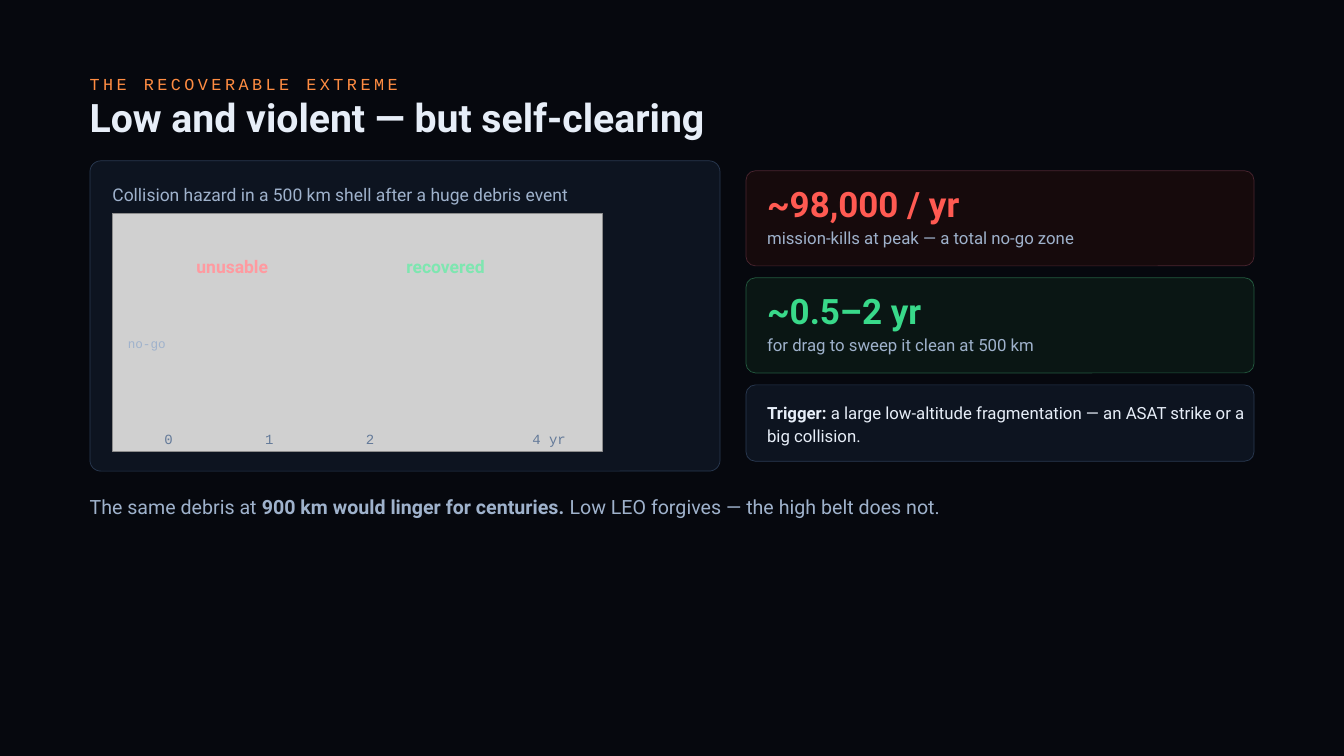
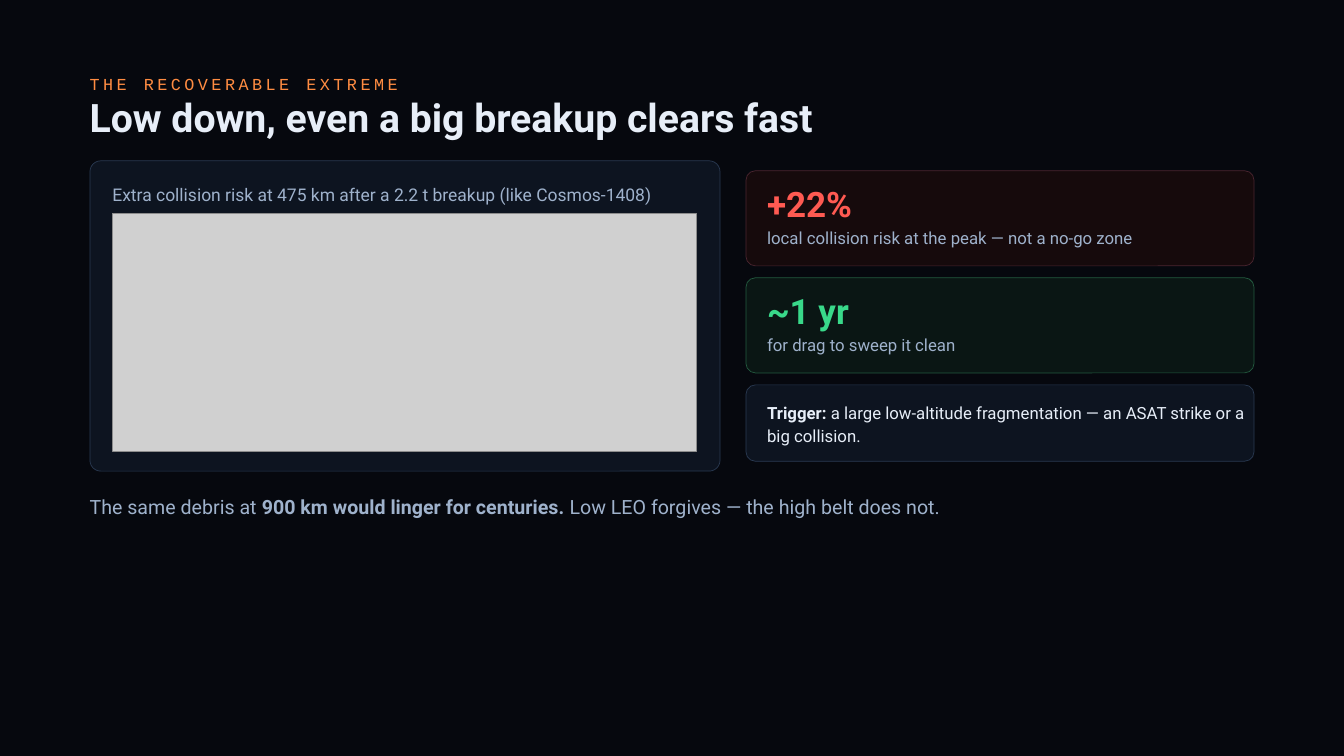
Before and after one commit to TimKadyrov/DebrisCascade, a slide deck: slide 19 of Barrel of Nails — Kessler Study.pptx. Drawn at 1344x756 pixels with LibreOffice and Linux fonts; fonts in the diff are those of the drawing; grey boxes stand for pictures. Boxes give left, top, right and bottom in pixels: in the first picture for what was removed or moved away, otherwise in the second. Text is boxed around its words. In the diff, an @@ line names an element or a change of style, - is before the commit and + after.

```diff
--- a/Barrel of Nails — Kessler Study.pptx
+++ b/Barrel of Nails — Kessler Study.pptx
@@ text at (x1=90, y1=102, x2=812, y2=140): text changed @@
-Low and violent — but self-clearing
+Low down, even a big breakup clears fast
@@ text at (x1=112, y1=187, x2=651, y2=205): text changed @@
-Collision hazard in a 500 km shell after a huge debris event
+Extra collision risk at 475 km after a 2.2 t breakup (like Cosmos-1408)
@@ text at (x1=767, y1=191, x2=852, y2=218): text changed @@
-~98,000 / yr
++22%
@@ picture resized from (x1=113, y1=214, x2=603, y2=452) to (x1=113, y1=214, x2=697, y2=452) @@
@@ text at (x1=767, y1=231, x2=1132, y2=248): text changed @@
-mission-kills at peak — a total no-go zone
+local collision risk at the peak — not a no-go zone
@@ text at (x1=767, y1=299, x2=848, y2=332): text changed @@
-~0.5–2 yr
+~1 yr
@@ text at (x1=767, y1=338, x2=955, y2=355): text changed @@
-for drag to sweep it clean at 500 km
+for drag to sweep it clean
@@ text removed at (x1=164, y1=435, x2=172, y2=444) @@
-0
@@ text removed at (x1=265, y1=435, x2=273, y2=444) @@
-1
@@ text removed at (x1=366, y1=435, x2=374, y2=444) @@
-2
@@ text removed at (x1=532, y1=435, x2=566, y2=447) @@
-4 yr
```
Also in this commit, not shown: 13 other slides changed, 11 other files.
